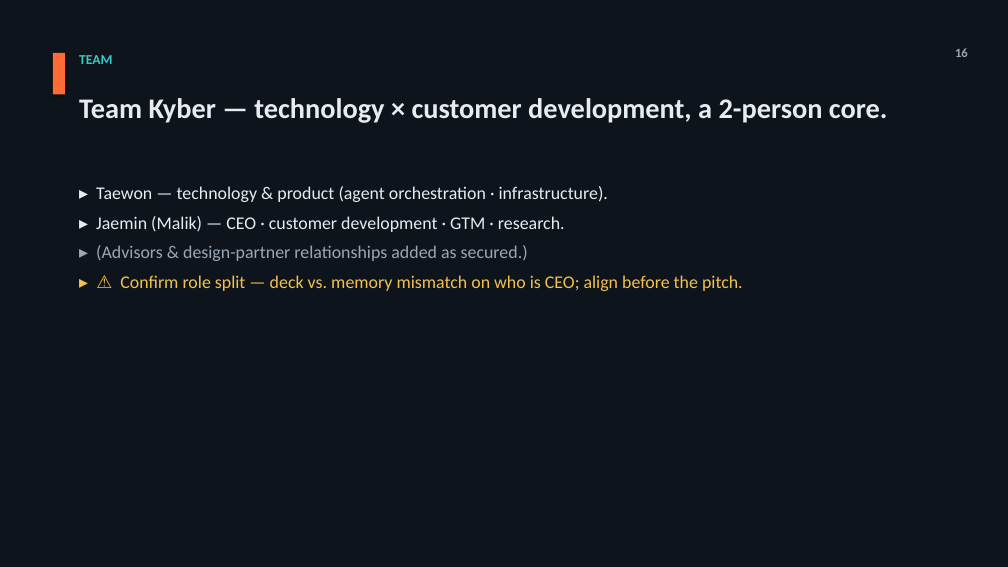
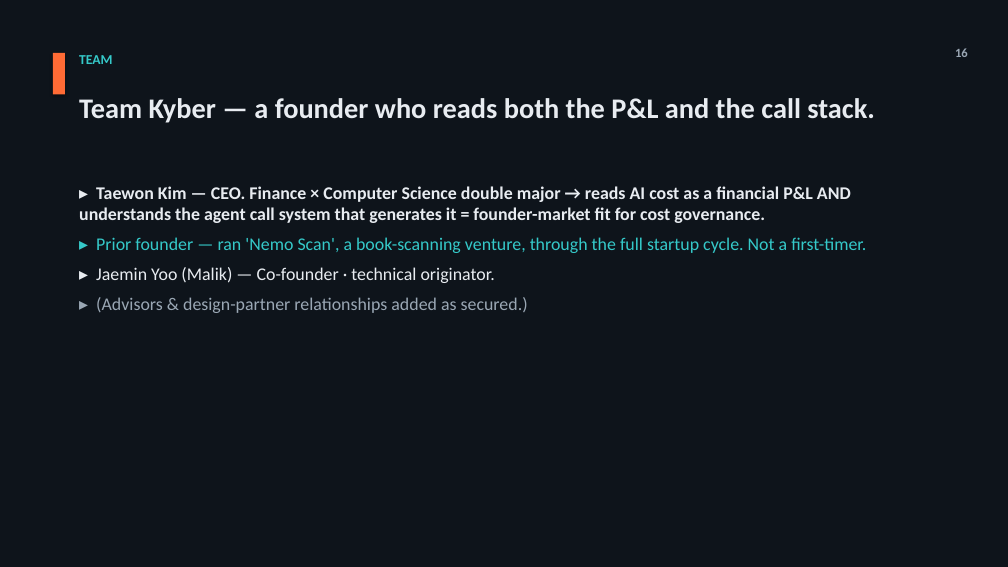
Before and after one commit to jmormalik/WTIA_AI_Cost_Gov, a slide deck: slide 16 of deliverables/Pitch_Deck_VersionA_Market-Shift_EN.pptx. Drawn at 1008x567 pixels with LibreOffice and Linux fonts; fonts in the diff are those of the drawing. Boxes give left, top, right and bottom in pixels: in the first picture for what was removed or moved away, otherwise in the second. Text is boxed around its words. In the diff, an @@ line names an element or a change of style, - is before the commit and + after.

Commit message:
팀 역할 확정: 김태원=CEO / 유제민=Co-founder + CEO founder-market fit 반영
- 7/27부터의 Team[16] 역할 불일치 종결: 김태원=CEO, 유제민(Malik)=Co-founder·기술 originator.
  (덱이 태원=기술/재민=CEO로 잘못 표기돼 있던 것 정정. §6 quickstart도 정정.)
- CEO 'why us' 채움: 금융×컴공 복수전공(AI 비용=재무 P&L + 에이전트 호출 이해
  = 비용 거버넌스 founder-market fit) + 창업경험 Nemo Scan(북스캔).
  Team[16] 헤드라인 'P&L과 콜스택을 동시에 읽는 창업자'로 재작성, ⚠ 역할 경고 제거.
- 유제민 개인 'why us' 한 줄 = 보류(CEO 지시).
- 덱 A·B 재생성(17장·오프캔버스 0). 아웃라인·_START_HERE 동기화.

```diff
--- a/deliverables/Pitch_Deck_VersionA_Market-Shift_EN.pptx
+++ b/deliverables/Pitch_Deck_VersionA_Market-Shift_EN.pptx
@@ text at [79, 98, 875, 123]: text changed @@
-Team Kyber — technology × customer development, a 2-person core.
+Team Kyber — a founder who reads both the P&L and the call stack.
@@ text at [79, 186, 866, 283]: text changed; bold on @@
-▸ Taewon — technology & product (agent orchestration · infrastructure).
-▸ Jaemin (Malik) — CEO · customer development · GTM · research.
+▸ Taewon Kim — CEO. Finance × Computer Science double major → reads AI cost as a financial P&L AND understands the agent call system that generates it = founder-market fit for cost governance.
+▸ Prior founder — ran 'Nemo Scan', a book-scanning venture, through the full startup cycle. Not a first-timer.
+▸ Jaemin Yoo (Malik) — Co-founder · technical originator.
@@ text at [120, 275, 743, 291]: paragraph removed @@
-▸ ⚠ Confirm role split — deck vs. memory mismatch on who is CEO; align before the pitch.
```
Also in this commit, not shown: 4 other files.
